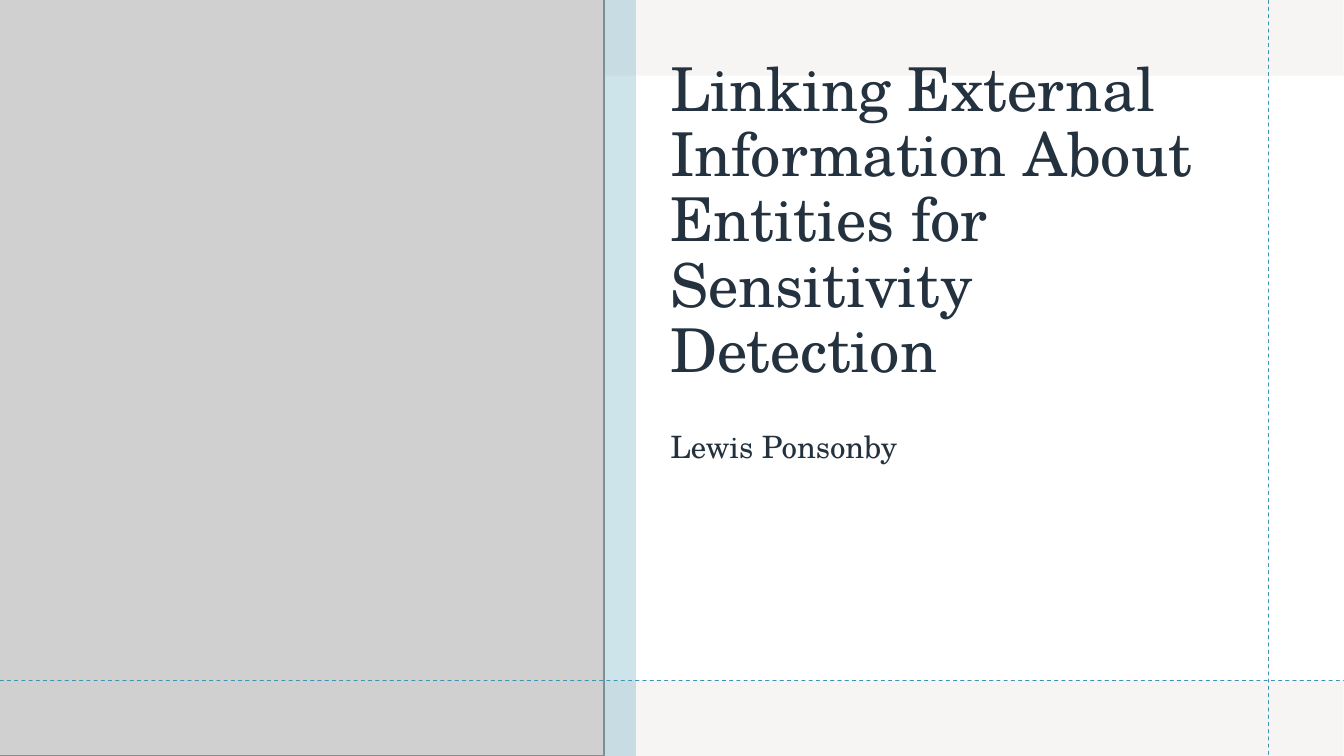
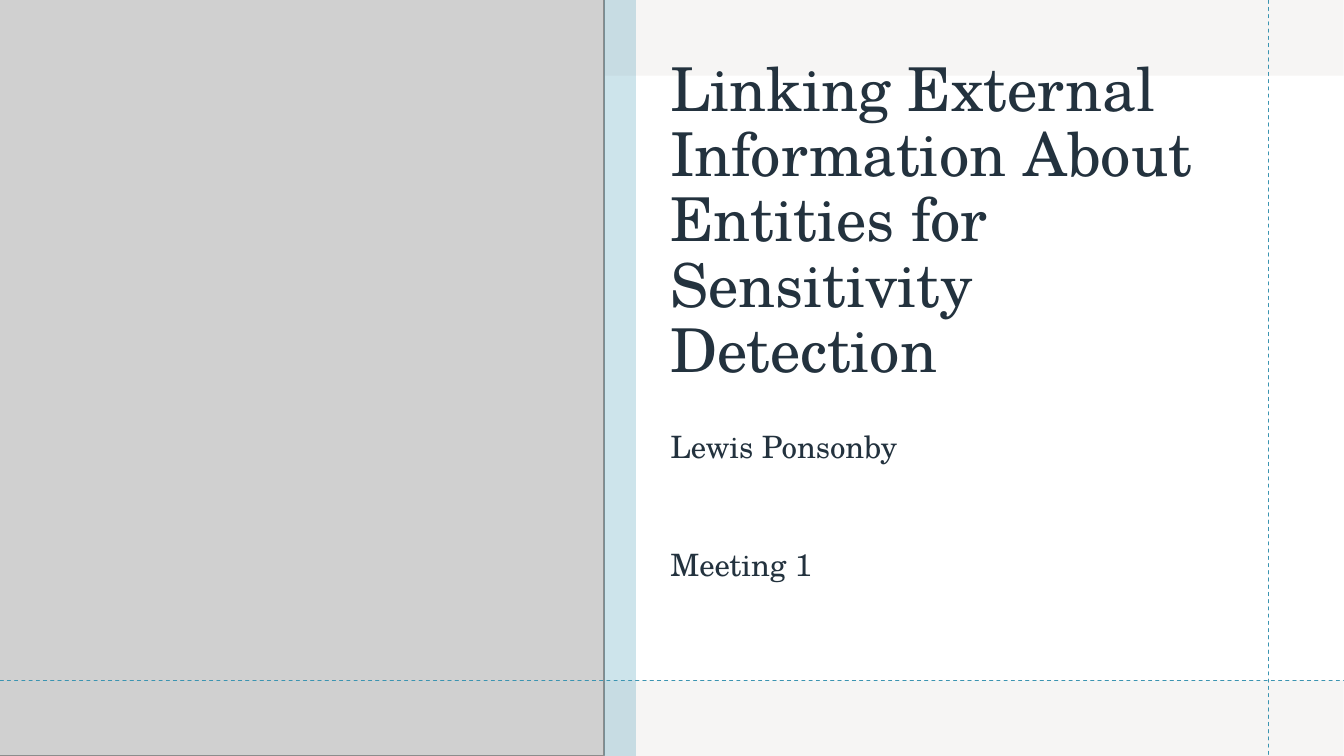
Before and after one commit to lewisponsonby/L4-Project, a slide deck: slide 1 of meetings/meeting-1.pptx. Drawn at 1344x756 pixels with LibreOffice and Linux fonts; fonts in the diff are those of the drawing; grey boxes stand for pictures. Boxes give left, top, right and bottom in pixels: in the first picture for what was removed or moved away, otherwise in the second. Text is boxed around its words. In the diff, an @@ line names an element or a change of style, - is before the commit and + after.

```diff
--- a/meetings/meeting-1.pptx
+++ b/meetings/meeting-1.pptx
@@ subtitle at box(670, 553, 812, 583): paragraph added @@
+Meeting 1
```
Also in this commit, not shown: 6 slides added, 2 slides removed, 2 other files.
